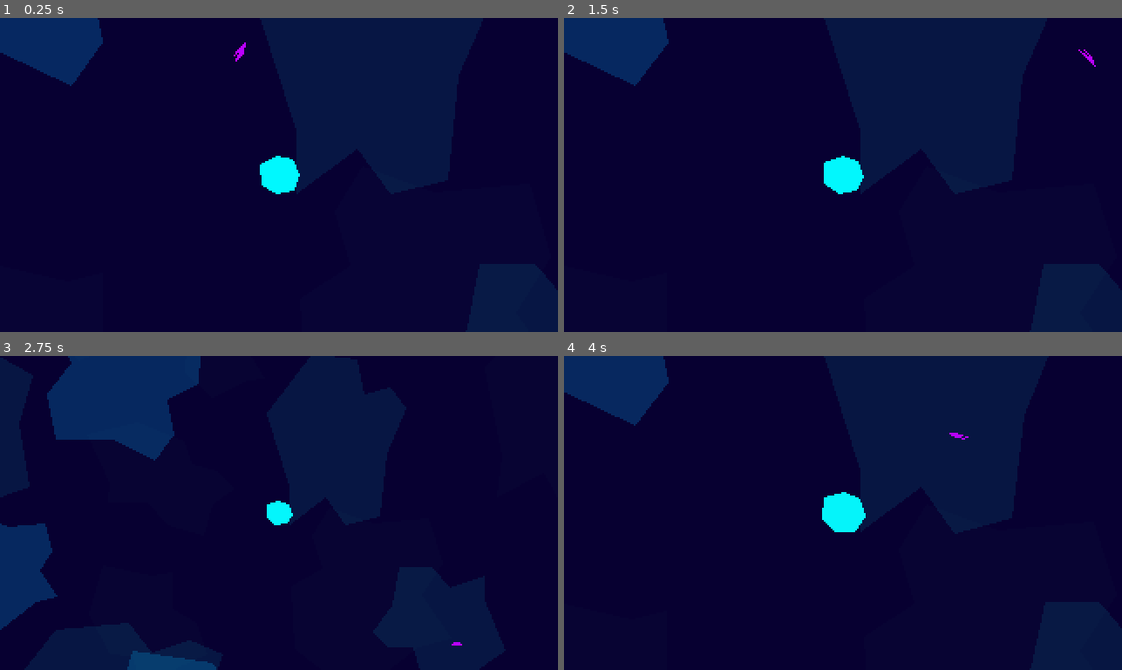
Above: before the commit, frames 1-4 (two rows, left to right).
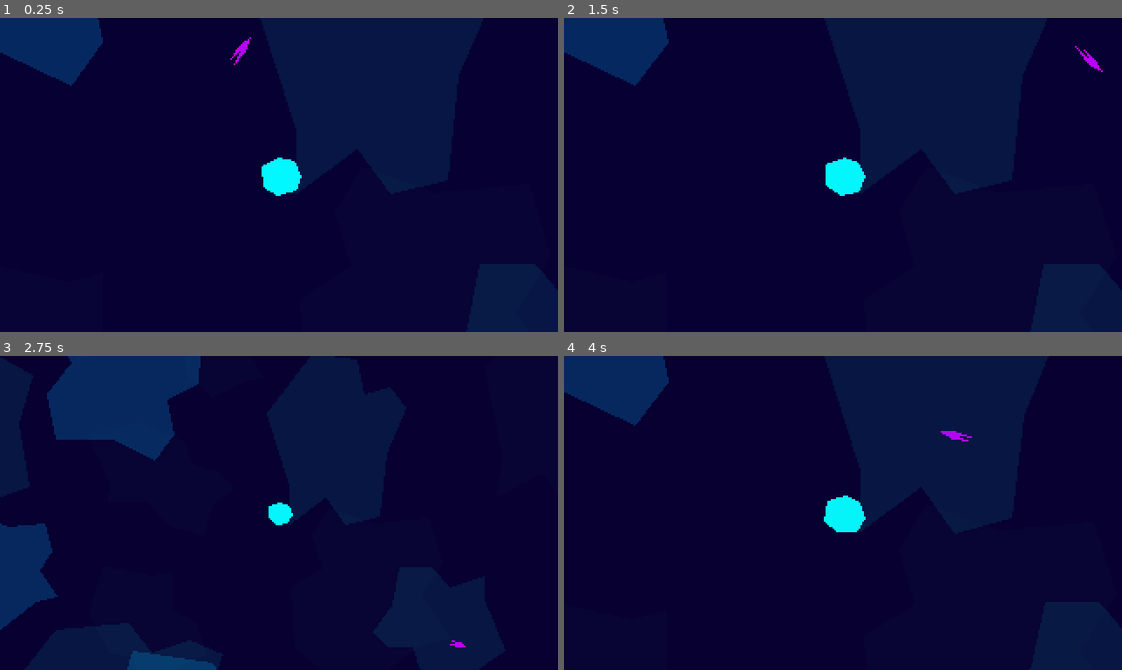
Above: after the commit, the same moments.

Repository: weresharks/krak-jam-2022
Game: Godot game, scene res://Main.tscn
Same seed, same stepped clock (60 frames per second), same inputs: the game is played once before the commit and once after it.
Inputs:
- Up to frame 1 (0.25 s): no input
- Up to frame 2 (1.5 s): hold D (nimble_right) 0.53-1.28 s; hold S (nimble_down) from 1.28 s (still down)
- Up to frame 3 (2.75 s): release S (nimble_down) at 2.03 s; hold D (nimble_right) from 2.03 s (still down)
- Up to frame 4 (4 s): release D (nimble_right) at 2.78 s; hold W (nimble_up) 2.78-3.53 s; hold A (nimble_left) from 3.53 s (still down)

The runs differ from the first frame. In frame 1, 0.2% of the frame differs, in the area x 41-55%, y 6-57%; in frame 2, 0.2%; in frame 3, less than 0.1%; in frame 4, 0.2%, in the area x 46-74%, y 23-57%.

Commit message:
reset Tank and Nimble scale to 1

Diff:
--- a/game/Main.tscn
+++ b/game/Main.tscn
@@ -11,13 +11,11 @@
 script = ExtResource( 2 )
 
 [node name="Nimble" parent="." instance=ExtResource( 5 )]
-scale = Vector2( 0.21, 0.21 )
 z_index = 2
 
 [node name="Tank" parent="." instance=ExtResource( 1 )]
-scale = Vector2( 0.17, 0.17 )
 z_index = 1
-scale_magnitude = 0.1
+scale_magnitude = 1.0
 
 [node name="ParallaxBackground" parent="." instance=ExtResource( 3 )]
 
--- a/game/Nimble.tscn
+++ b/game/Nimble.tscn
@@ -3,8 +3,8 @@
 [ext_resource path="res://Nimble.gd" type="Script" id=1]
 
 [sub_resource type="CapsuleShape2D" id=1]
-radius = 4.0
-height = 36.0
+radius = 2.0
+height = 10.0
 
 [node name="Nimble" type="Node2D"]
 script = ExtResource( 1 )
@@ -12,7 +12,7 @@
 [node name="Polygon2D" type="Polygon2D" parent="."]
 position = Vector2( 0, -2 )
 rotation = 0.0272003
-scale = Vector2( 0.5, 0.5 )
+scale = Vector2( 0.156598, 0.156598 )
 color = Color( 0.733333, 0, 1, 1 )
 polygon = PoolVector2Array( -3, -57, 15, -7, 12, 79, -1, 10, -10, 60, -17, -1 )
 
--- a/game/Tank.gd
+++ b/game/Tank.gd
@@ -9,7 +9,7 @@
 export var margin_deceleration_impulse: float = 10
 export var max_acceleration: float = 5
 export var rotation_speed: float = 3
-export var scale_speed: float = PI / 10
+export var scale_speed: float = 0 # PI / 10 # 0 -> disable scaling
 export var scale_magnitude: float = 0.3
 
 var velocity = Vector2.ZERO
--- a/game/Tank.tscn
+++ b/game/Tank.tscn
@@ -3,14 +3,16 @@
 [ext_resource path="res://Tank.gd" type="Script" id=1]
 
 [sub_resource type="CircleShape2D" id=1]
-radius = 63.7887
+radius = 9.21954
 
 [node name="Tank" type="Area2D"]
 script = ExtResource( 1 )
 
 [node name="Polygon2D" type="Polygon2D" parent="."]
-position = Vector2( -146, -85 )
+position = Vector2( 1, 1 )
+scale = Vector2( 0.173456, 0.173456 )
 color = Color( 0, 0.976471, 1, 1 )
+offset = Vector2( -147, -86 )
 polygon = PoolVector2Array( 81, 51, 140, 23, 192, 34, 216, 83, 197, 134, 139, 147, 87, 119 )
 
 [node name="CollisionShape2D" type="CollisionShape2D" parent="."]
